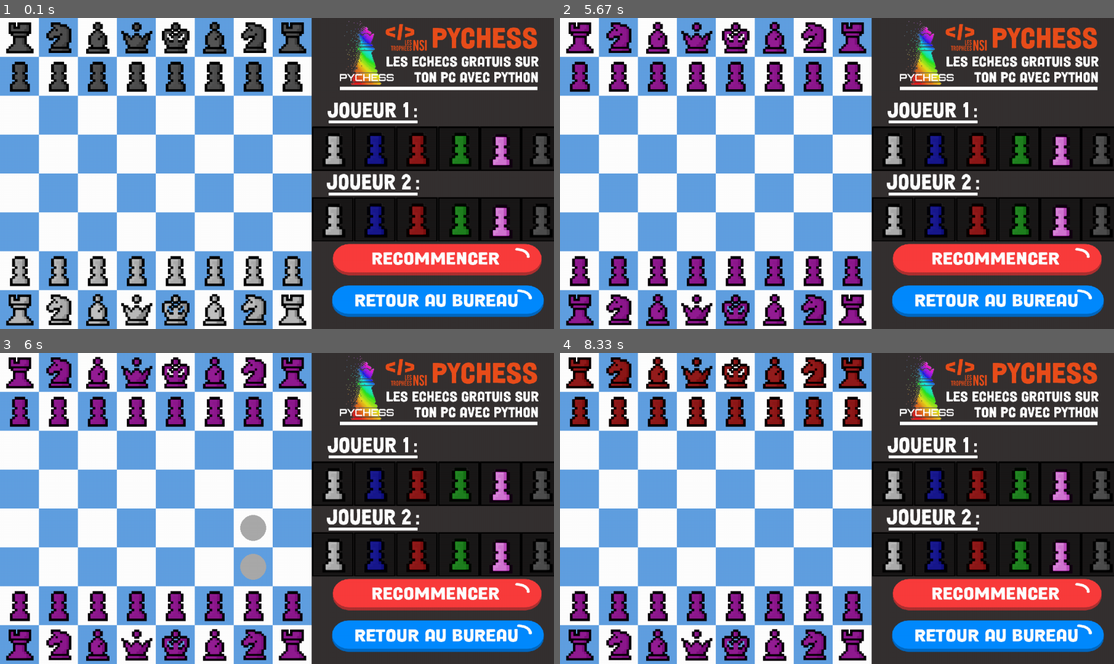
Above: before the commit, frames 1-4 (two rows, left to right).
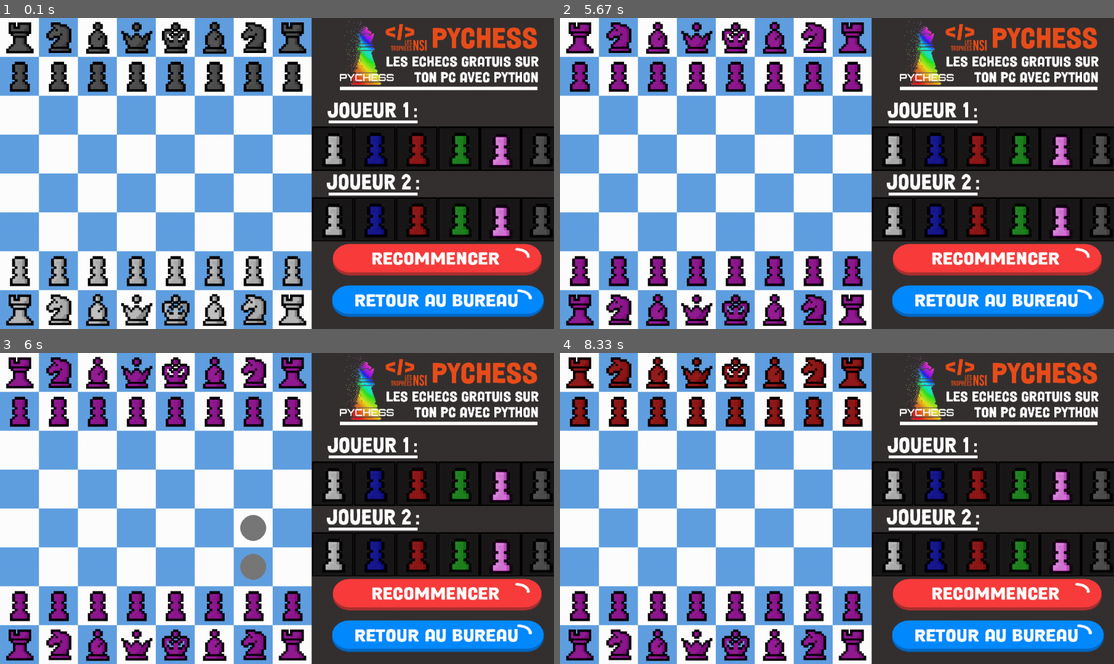
Above: after the commit, the same moments.

Repository: gaspardquentin/PYCHESS
Game: pygame game, started from src/Partie.py
Same seed, same stepped clock (60 frames per second), same inputs: the game is played once before the commit and once after it.
Inputs (mouse positions are in pixels of both pictures, inside the frame that each line leads up to):
- Up to frame 1 (0.1 s): no input
- Up to frame 2 (5.67 s): click (715, 173) at 0.38 s; hold Up 0.67-1.13 s; hold Down 1.17-1.47 s; move the mouse to (892, 241) at 2.3 s; click (892, 241) at 2.35 s; hold Up 2.63-2.93 s; hold Down 2.97-3.27 s; move the mouse to (920, 64) at 3.3 s; click (920, 64) at 3.35 s
- Up to frame 3 (6 s): click (249, 589) at 5.95 s
- Up to frame 4 (8.33 s): click (842, 539) at 6.28 s; click (981, 558) at 8.08 s

Frames 1-2 are identical in both runs. In frame 3, 0.6% of the frame differs, in the area x 43-48%, y 52-73%; in frame 4, nothing differs.

Commit message:
Add files via upload

Diff:
--- a/src/Partie.py
+++ b/src/Partie.py
@@ -331,7 +331,7 @@
 
     def rond(self,centre):
         """Crée un rond aux coordonnées donnée par centre en argument """
-        pg.draw.circle(ecran, (170, 170, 170), centre,30)
+        pg.draw.circle(ecran, (120, 120, 120), centre,30)
 
     def donut(self,centre):
         """Crée un cercle aux coordonnées donnée par centre en argument """
